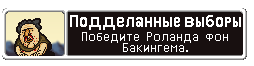
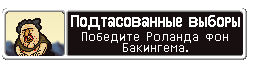
Layer changes from the first w=254, h=66 image to the second:
removed layer "Layer 2" over (70, 15, 241, 30)
added layer "Layer 6" above "Layer 5" over (72, 15, 239, 30)
added layer "Layer 3" above "Achievement - Roland (Normalj)" over (70, 15, 241, 30)
added layer "Achievement - Roland (Normalj)" over (70, 15, 241, 30)
